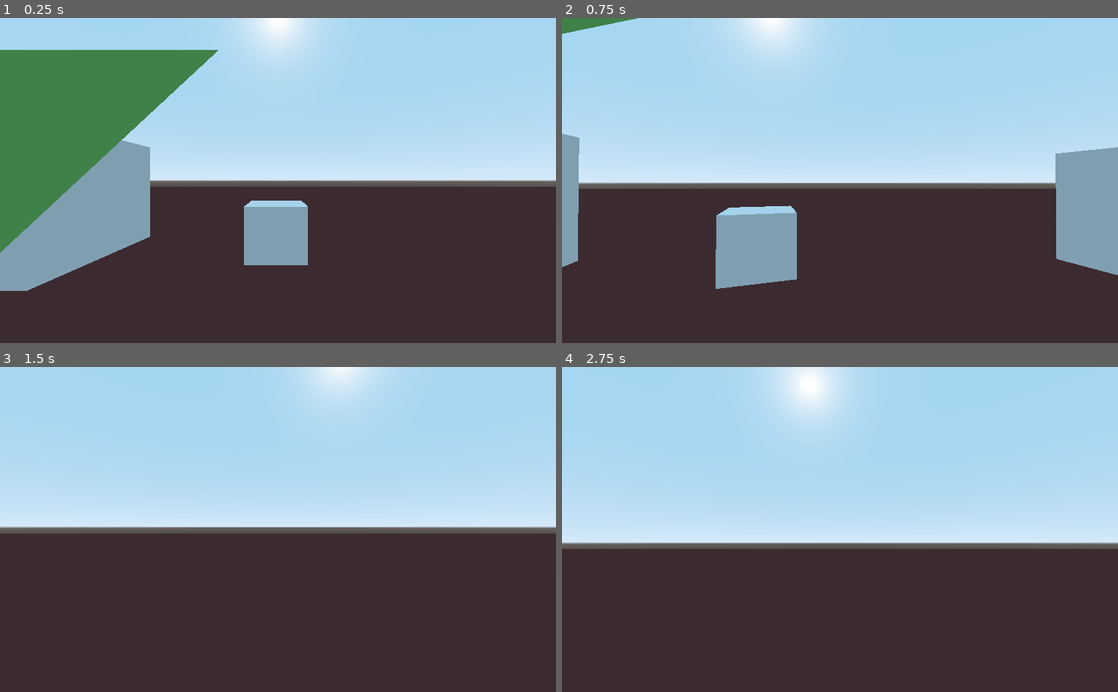
Above: before the commit, frames 1-4 (two rows, left to right).
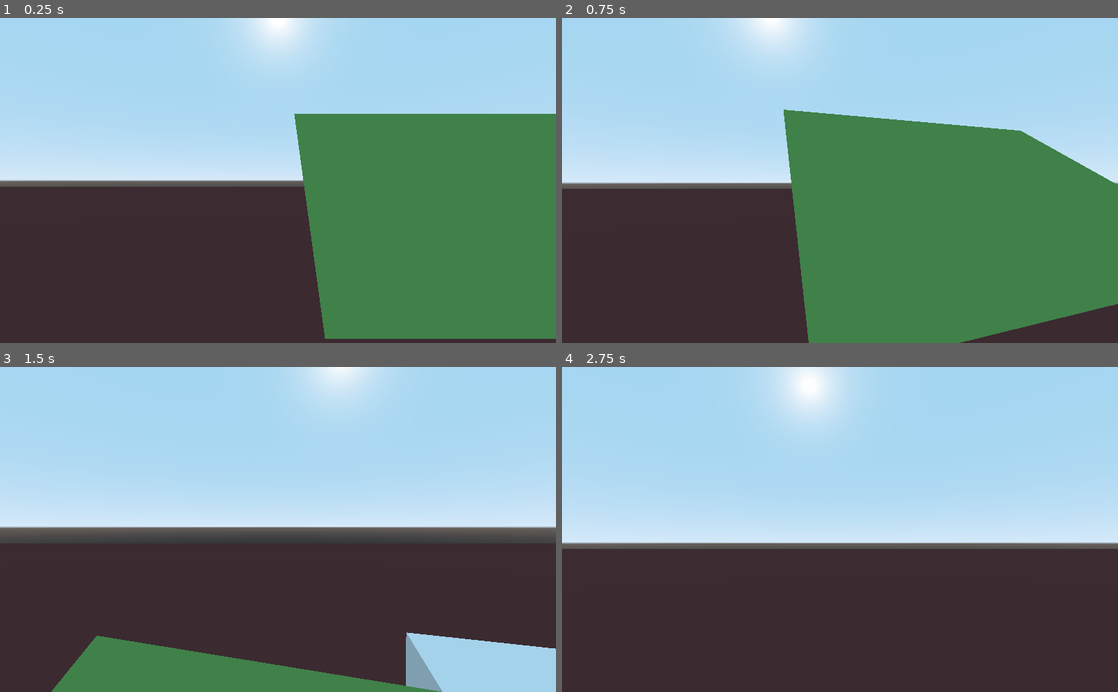
Above: after the commit, the same moments.

Repository: texaco/FPS-base
Game: Godot game, scene res://World.tscn
Same seed, same stepped clock (60 frames per second), same inputs: the game is played once before the commit and once after it.
Inputs (mouse positions are in pixels of both pictures, inside the frame that each line leads up to):
- Up to frame 1 (0.25 s): no input
- Up to frame 2 (0.75 s): tap Enter at 0.5 s; move the mouse to (867, 180) at 0.52 s; hold Up (ui_up) from 0.53 s (still down); tap F (fly) at 0.6 s
- Up to frame 3 (1.5 s): keep holding Up (ui_up); tap Space (jump) at 0.77 s; move the mouse to (250, 529) at 1.27 s; tap Shift (run) at 1.35 s
- Up to frame 4 (2.75 s): keep holding Up (ui_up); tap Space (jump) at 1.52, 2 s; move the mouse to (851, 523) at 2.02 s; tap F (fly) at 2.1 s

The runs differ from the first frame. In frame 1, 52% of the frame differs, in the area x 0-100%, y 9-99%; in frame 2, 41%; in frame 3, 12%; in frame 4, nothing differs.

Commit message:
Add leaver with animation

Diff:
--- /dev/null
+++ b/AnimationScn.tscn
@@ -0,0 +1,83 @@
+[gd_scene load_steps=10 format=2]
+
+[ext_resource path="res://wtf.gd" type="Script" id=1]
+
+[sub_resource type="Animation" id=1]
+tracks/0/type = "value"
+tracks/0/path = NodePath("LeaverBase/LeaverSlot/LeaverDynamicParts:rotation_degrees")
+tracks/0/interp = 1
+tracks/0/loop_wrap = true
+tracks/0/imported = false
+tracks/0/enabled = true
+tracks/0/keys = {
+"times": PoolRealArray( 0, 1 ),
+"transitions": PoolRealArray( 1, 1 ),
+"update": 0,
+"values": [ Vector3( -1.92756e-06, -50.3221, 9.05442e-07 ), Vector3( 1.969e-06, 51.8311, 9.56756e-07 ) ]
+}
+
+[sub_resource type="CubeMesh" id=2]
+
+[sub_resource type="BoxShape" id=3]
+
+[sub_resource type="CylinderMesh" id=4]
+top_radius = 0.5
+bottom_radius = 0.5
+height = 1.0
+
+[sub_resource type="SpatialMaterial" id=5]
+albedo_color = Color( 0.658824, 0.443137, 0.443137, 1 )
+
+[sub_resource type="CubeMesh" id=6]
+size = Vector3( 0.25, 0.25, 2 )
+
+[sub_resource type="SpatialMaterial" id=7]
+albedo_color = Color( 0.478431, 0.662745, 0.619608, 1 )
+
+[sub_resource type="SphereMesh" id=8]
+radius = 0.25
+height = 0.5
+
+[node name="AnimationScn" type="Spatial"]
+
+[node name="wtf" type="AnimationPlayer" parent="."]
+anims/LeaverAnimation = SubResource( 1 )
+script = ExtResource( 1 )
+
+[node name="LeaverBase" type="MeshInstance" parent="."]
+mesh = SubResource( 2 )
+material/0 = null
+
+[node name="StaticBody" type="StaticBody" parent="LeaverBase"]
+collision_layer = 2
+
+[node name="CollisionShape2" type="CollisionShape" parent="LeaverBase/StaticBody"]
+transform = Transform( 1.08912, 0, 0, 0, 1.08912, 0, 0, 0, 1.08912, 0, 0, 0 )
+shape = SubResource( 3 )
+
+[node name="Area" type="Area" parent="LeaverBase"]
+collision_layer = 2
+
+[node name="CollisionShape" type="CollisionShape" parent="LeaverBase/Area"]
+transform = Transform( 1.35752, 0, 0, 0, 1.35752, 0, 0, 0, 1.35752, 0, 0, 0 )
+shape = SubResource( 3 )
+
+[node name="LeaverSlot" type="MeshInstance" parent="LeaverBase"]
+transform = Transform( -4.37114e-08, -1, 0, 1, -4.37114e-08, 0, 0, 0, 1, 0, 0, 1 )
+mesh = SubResource( 4 )
+material/0 = SubResource( 5 )
+
+[node name="LeaverDynamicParts" type="Spatial" parent="LeaverBase/LeaverSlot"]
+transform = Transform( 0.638471, 1.58029e-08, -0.769646, 1.58029e-08, 1, 3.36423e-08, 0.769646, -3.36423e-08, 0.638471, 0, 0, 0 )
+
+[node name="Leaver" type="MeshInstance" parent="LeaverBase/LeaverSlot/LeaverDynamicParts"]
+transform = Transform( -4.37114e-08, 1, 0, -1, -4.37114e-08, 0, 0, 0, 1, 0, 0, 1 )
+mesh = SubResource( 6 )
+material/0 = SubResource( 7 )
+
+[node name="knot" type="MeshInstance" parent="LeaverBase/LeaverSlot/LeaverDynamicParts"]
+transform = Transform( 1, 0, 0, 0, 1, 0, 0, 0, 1, 0, 0, 2 )
+mesh = SubResource( 8 )
+material/0 = null
+
+[connection signal="body_entered" from="LeaverBase/Area" to="wtf" method="_on_Area_body_entered"]
--- /dev/null
+++ b/LeaverBase.gd
@@ -0,0 +1,5 @@
+extends MeshInstance
+
+func _on_Area_body_entered(body):
+	$".."/wtf.play("LeaverAnimation")
+	#Animation.play("LeaverAnimation")
--- a/PlayerScn.tscn
+++ b/PlayerScn.tscn
@@ -10,7 +10,6 @@
 [node name="PlayerScn" type="Spatial"]
 
 [node name="Player" type="KinematicBody" parent="."]
-editor/display_folded = true
 script = ExtResource( 1 )
 
 [node name="Head" type="Spatial" parent="Player"]
--- a/World.tscn
+++ b/World.tscn
@@ -1,16 +1,17 @@
-[gd_scene load_steps=8 format=2]
+[gd_scene load_steps=9 format=2]
 
 [ext_resource path="res://World.gd" type="Script" id=1]
 [ext_resource path="res://DynamicTexture.tscn" type="PackedScene" id=2]
 [ext_resource path="res://PlayerScn.tscn" type="PackedScene" id=3]
 [ext_resource path="res://TestEnvScn.tscn" type="PackedScene" id=4]
+[ext_resource path="res://AnimationScn.tscn" type="PackedScene" id=5]
 
-[sub_resource type="QuadMesh" id=3]
+[sub_resource type="QuadMesh" id=1]
 
-[sub_resource type="SpatialMaterial" id=4]
+[sub_resource type="SpatialMaterial" id=2]
 albedo_color = Color( 0.372549, 0.184314, 0.184314, 1 )
 
-[sub_resource type="ConvexPolygonShape" id=5]
+[sub_resource type="ConvexPolygonShape" id=3]
 points = PoolVector3Array( -0.5, -0.5, 0, -0.5, 0.5, 0, 0.5, 0.5, 0, -0.5, -0.5, 0, 0.5, 0.5, 0, 0.5, -0.5, 0 )
 
 [node name="World" type="Spatial"]
@@ -19,17 +20,21 @@
 [node name="Floor" type="MeshInstance" parent="."]
 editor/display_folded = true
 transform = Transform( 1536.57, 0, 0, 0, 1.83234e-05, 1536.57, 0, -1536.57, 1.83234e-05, 0, 0, 0 )
-mesh = SubResource( 3 )
-material/0 = SubResource( 4 )
+mesh = SubResource( 1 )
+material/0 = SubResource( 2 )
 
 [node name="StaticBody" type="StaticBody" parent="Floor"]
 
 [node name="CollisionShape" type="CollisionShape" parent="Floor/StaticBody"]
-shape = SubResource( 5 )
+shape = SubResource( 3 )
 
 [node name="DynamicTextureScn" parent="." instance=ExtResource( 2 )]
 transform = Transform( -0.0436387, 0, -0.999047, 0, 1, 0, 0.999047, 0, -0.0436387, 12.3593, 2.43217, 4.97608 )
 
 [node name="PlayerScn" parent="." instance=ExtResource( 3 )]
+transform = Transform( 1, 0, 0, 0, 1, 0, 0, 0, 1, -16.553, 0, 5.47571 )
 
 [node name="TestEnvScn" parent="." instance=ExtResource( 4 )]
+
+[node name="AnimationScn" parent="." instance=ExtResource( 5 )]
+transform = Transform( 0.00373558, 0, 0.419128, 0, 0.419144, 0, -0.419128, 0, 0.00373558, -21.2491, 2.38635, 6.1292 )
--- /dev/null
+++ b/wtf.gd
@@ -0,0 +1,7 @@
+extends AnimationPlayer
+
+var played = false
+func _on_Area_body_entered(body):
+	if	!played:
+		played = true
+		play("LeaverAnimation")
